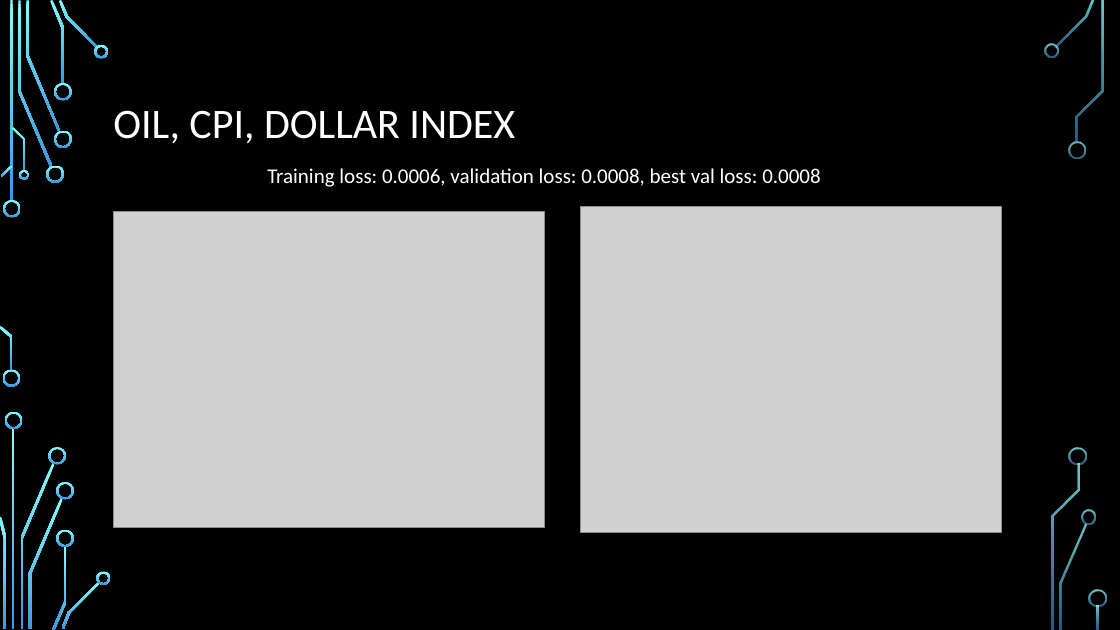
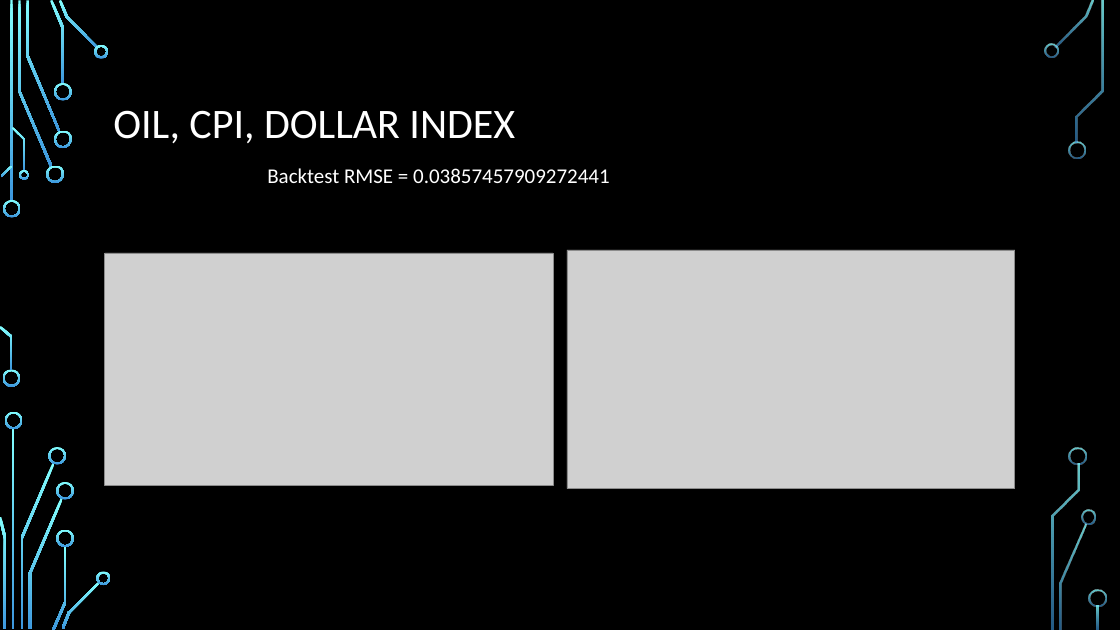
Before and after one commit to shawnmccarthy/temporal, a slide deck: slide 7 of mccarthy-shawn_slides.pptx. Drawn at 1120x630 pixels with LibreOffice and Linux fonts; fonts in the diff are those of the drawing; grey boxes stand for pictures; background and template pictures are left out. Boxes give left, top, right and bottom in pixels: in the first picture for what was removed or moved away, otherwise in the second. Text is boxed around its words. In the diff, an @@ line names an element or a change of style, - is before the commit and + after.

```diff
--- a/mccarthy-shawn_slides.pptx
+++ b/mccarthy-shawn_slides.pptx
@@ text at <box>267,168,610,183</box>: text changed @@
-Training loss: 0.0006, validation loss: 0.0008, best val loss: 0.0008
+Backtest RMSE = 0.03857457909272441
@@ picture: place and size @@
-picture at <box>113,211,545,527</box>
+picture at <box>105,253,554,486</box>
@@ picture: place and size @@
-picture at <box>581,207,1002,532</box>
+picture at <box>567,250,1015,489</box>
```
Also in this commit, not shown: 2 other slides changed, 6 slides added, 4 other files.
